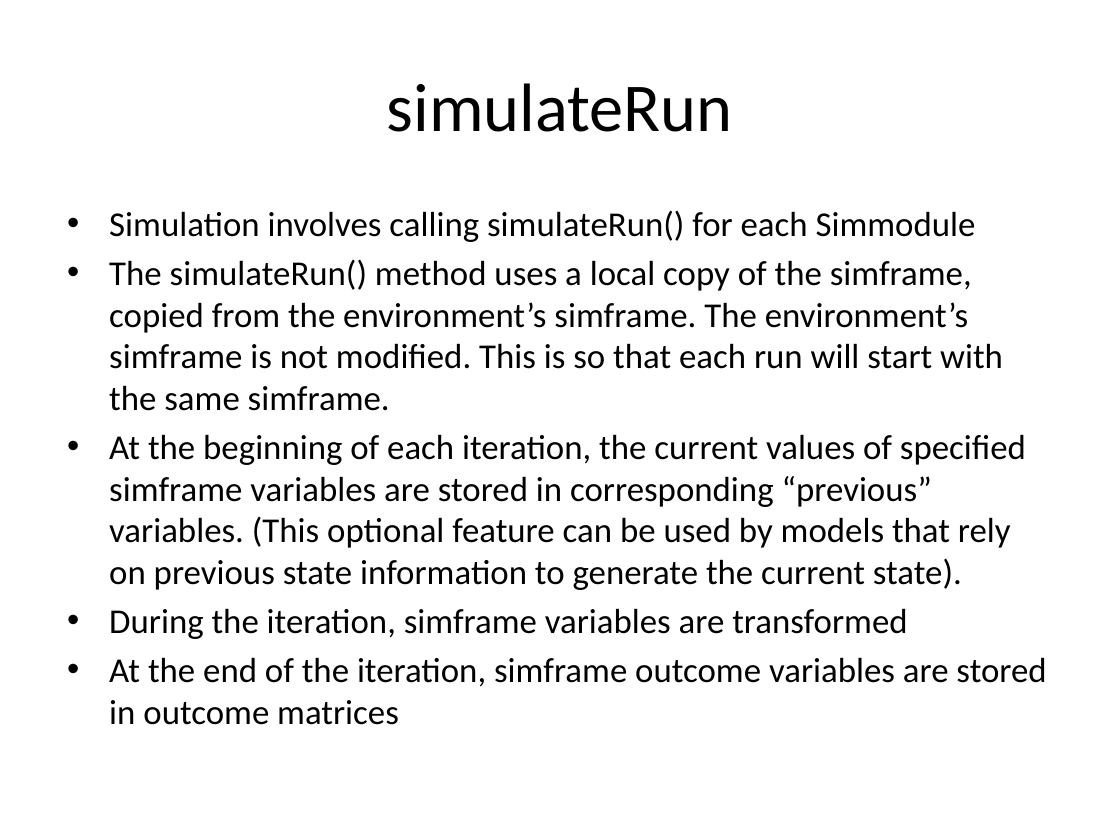
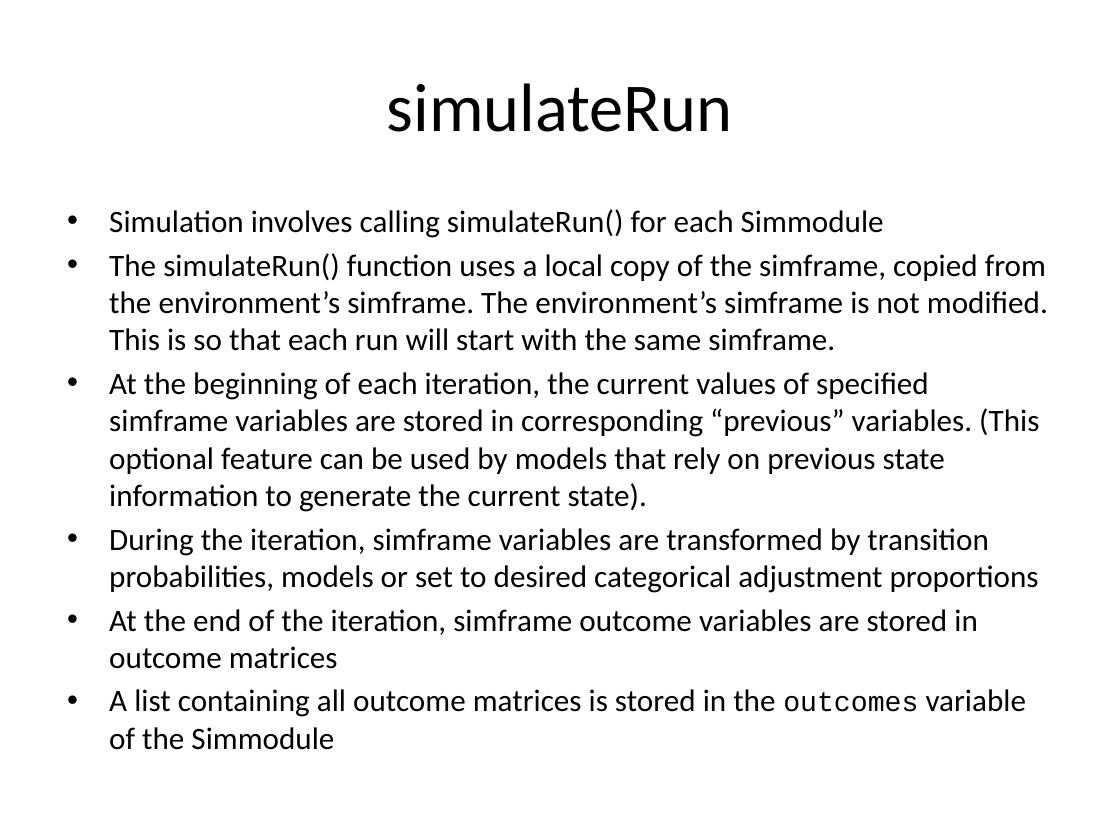
Before and after one commit to compassresearchcentre/simario, a slide deck: slide 22 of docs/Simar overview.pptx (slide 19 before the commit). Drawn at 1120x840 pixels with LibreOffice and Linux fonts; fonts in the diff are those of the drawing. Boxes give left, top, right and bottom in pixels: in the first picture for what was removed or moved away, otherwise in the second. Text is boxed around its words. In the diff, an @@ line names an element or a change of style, - is before the commit and + after.

```diff
--- a/docs/Simar overview.pptx
+++ b/docs/Simar overview.pptx
@@ text at [109,209,1039,669]: size 22.4 to 20 pt in "Simulation involves calling simulateRun() for each Simmodule", "At the beginning of each iteration, the ...", "At the end of the iteration, simframe ..." @@
@@ text at [109,253,1048,351]: text changed; size 22.4 to 20 pt @@
-• The simulateRun() method uses a local copy of the simframe, copied from the environment’s simframe. The environment’s simframe is not modified. This is so that each run will start with the same simframe.
+• The simulateRun() function uses a local copy of the simframe, copied from the environment’s simframe. The environment’s simframe is not modified. This is so that each run will start with the same simframe.
@@ text at [109,528,1039,593]: text changed; size 22.4 to 20 pt @@
-• During the iteration, simframe variables are transformed
+• During the iteration, simframe variables are transformed by transition probabilities, models or set to desired categorical adjustment proportions
@@ text at [109,689,1026,750]: paragraph added @@
+• A list containing all outcome matrices is stored in the outcomes variable of the Simmodule
```
Also in this commit, not shown: 6 other slides changed, 5 slides added, 1 slide removed, 2 other files.
